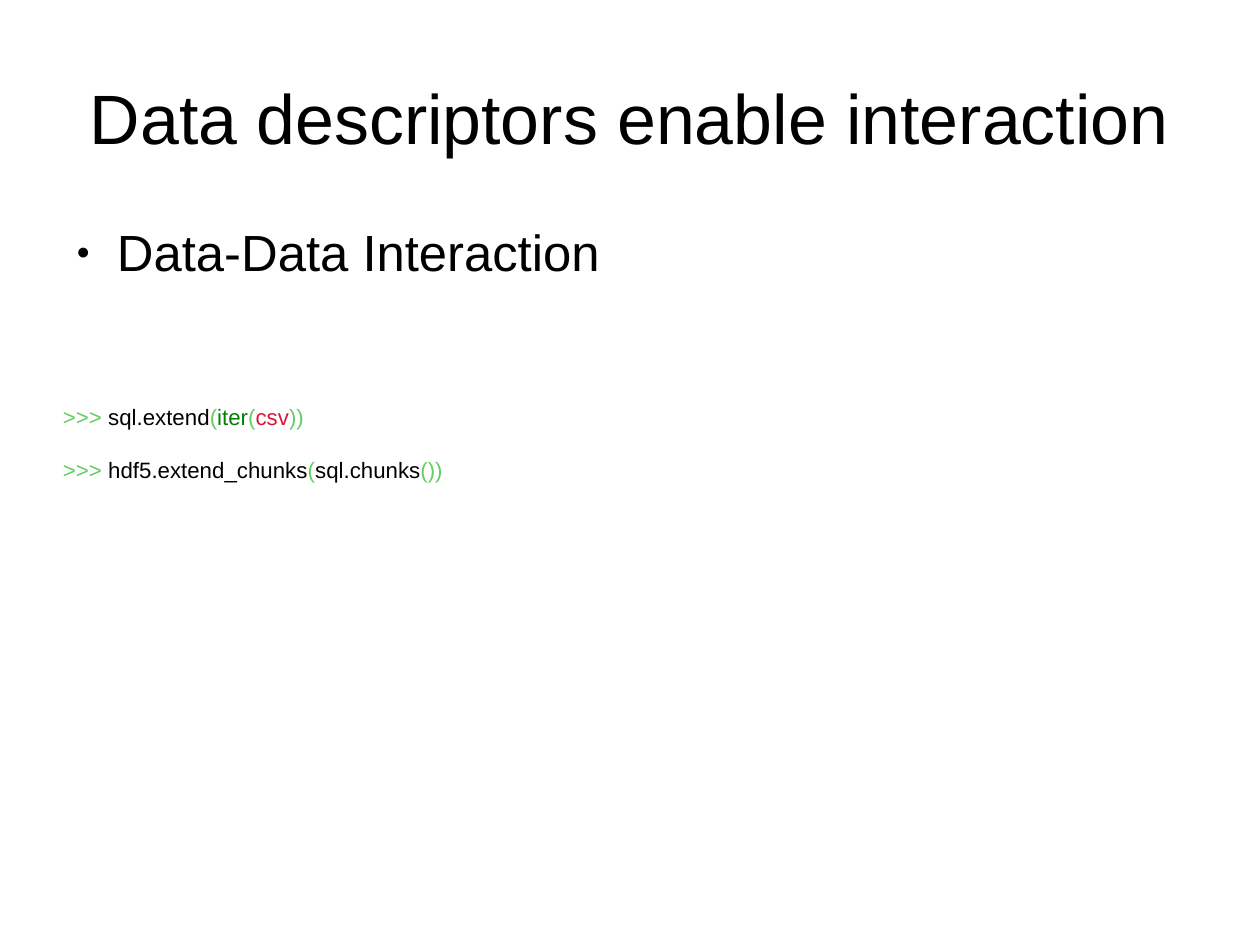
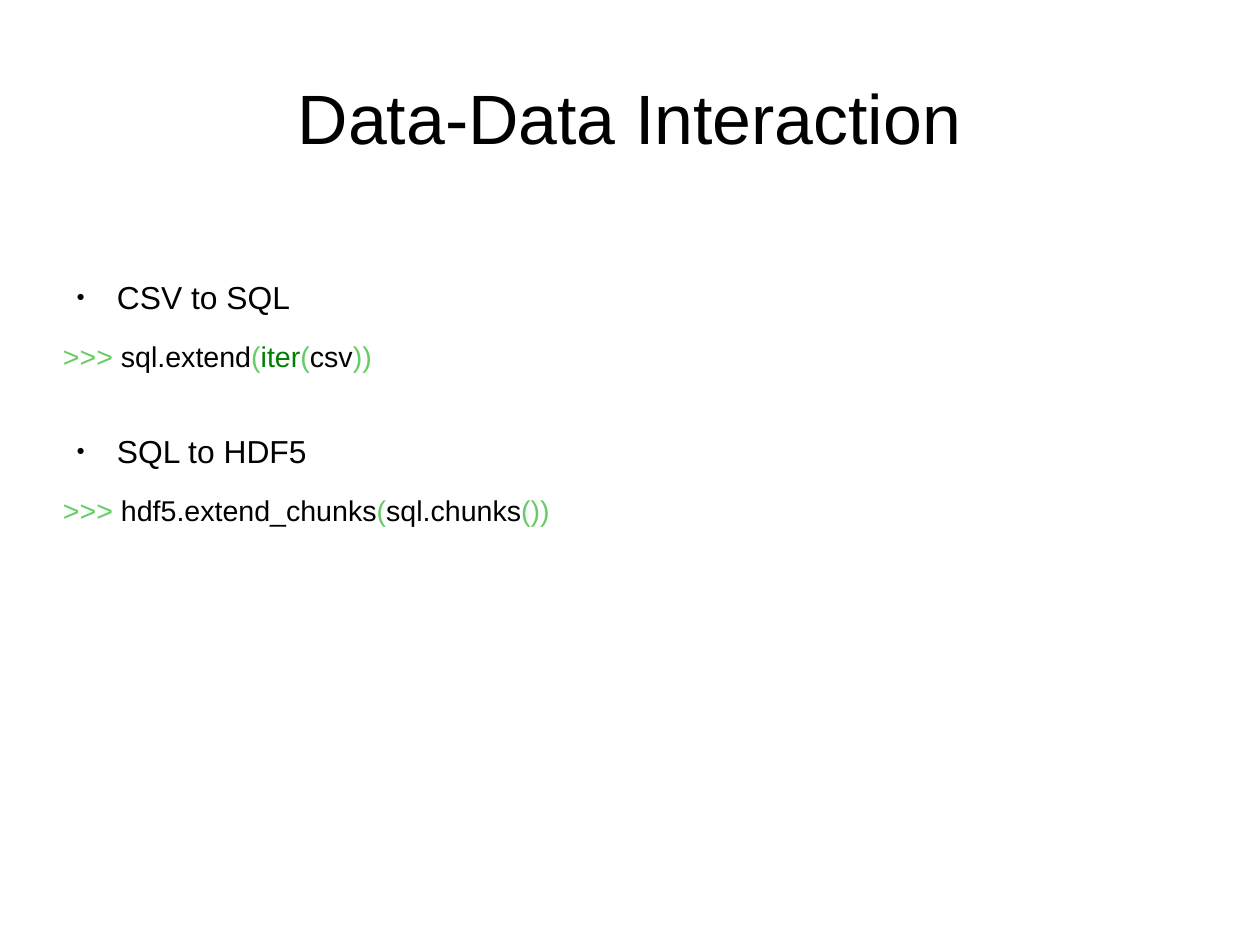
Before and after one commit to mrocklin/blaze-scipy-2014, a slide deck: slide 23 of SciPy2014Blaze.odp. Drawn at 1260x945 pixels with LibreOffice and Linux fonts; fonts in the diff are those of the drawing; background and template pictures are left out. Boxes give left, top, right and bottom in pixels: in the first picture for what was removed or moved away, otherwise in the second. Text is boxed around its words. In the diff, an @@ line names an element or a change of style, - is before the commit and + after.

```diff
--- a/SciPy2014Blaze.odp
+++ b/SciPy2014Blaze.odp
@@ title at box(298, 93, 961, 145): text changed @@
-Data descriptors enable interaction
+Data-Data Interaction
@@ text at box(117, 286, 550, 526): text changed; size 14 to 18 pt @@
-● Data-Data Interaction
->>> sql.extend(iter(csv))
->>> hdf5.extend_chunks(sql.chunks())
+● CSV to SQL
+>>> sql.extend(iter(csv))
+● SQL to HDF5
+>>> hdf5.extend_chunks(sql.chunks())
```
Also in this commit, not shown: 8 other slides changed.
